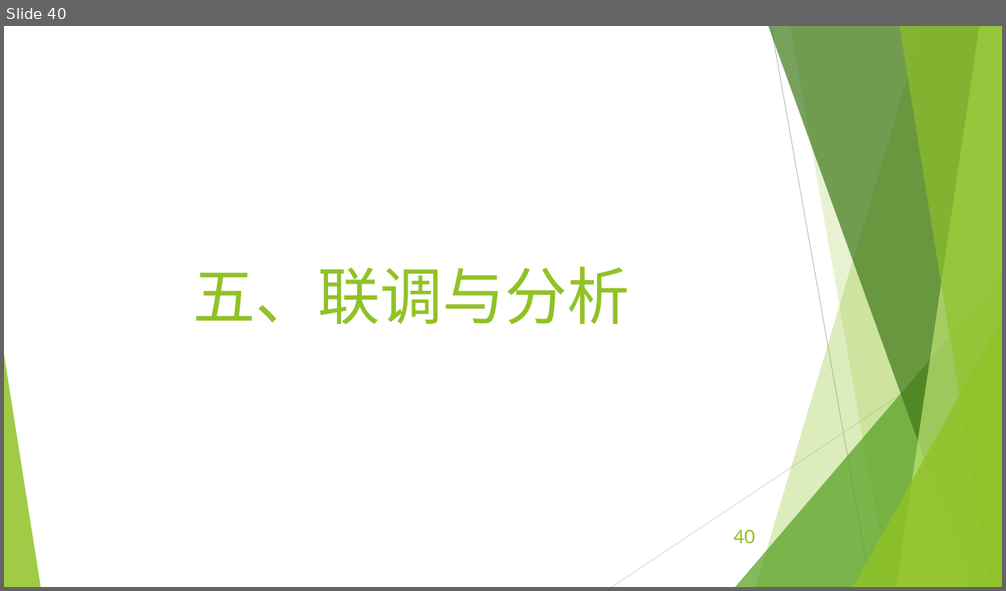
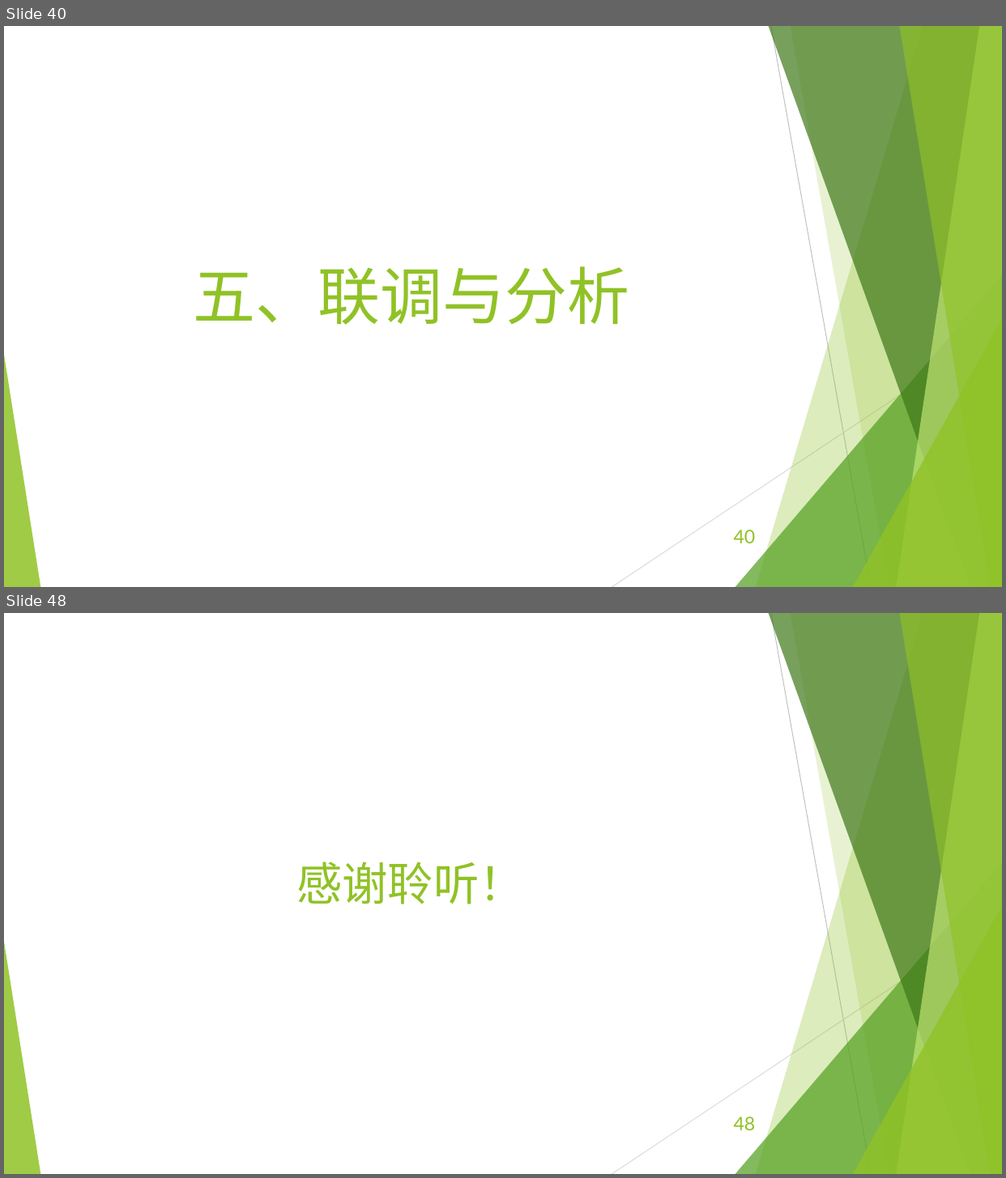
Before and after one commit to EECodingPresentation/project2, a slide deck: 展示报告.pptx. Shown one above the other, each under a label of ours: slide 40 before the commit, slides 40 and 48 after it; the slides between them are not shown. The pictures are 1006x591 and 1006x1178 pixels, drawn with LibreOffice and Linux fonts; fonts in the diff are those of the drawing. Boxes give left, top, right and bottom in pixels: in the first picture for what was removed or moved away, otherwise in the second. Text is boxed around its words. In the diff, an @@ line names an element or a change of style, - is before the commit and + after.

```diff
--- a/展示报告.pptx
+++ b/展示报告.pptx
@@ slide 48 added at <box>4,613,1002,1174</box>, background #FFFFFF; not listed: 10 template elements that a slide beside it also shows @@
@@ title added at <box>296,862,525,905</box>, 44 pt, text #90C226 @@
+感谢聆听！
@@ page number added at <box>734,1117,756,1131</box>, 18 pt, text #90C226 @@
+48
```
Also in this commit, not shown: 1 slide changed, 7 other slides added, 1 slide removed, 5 other files.
